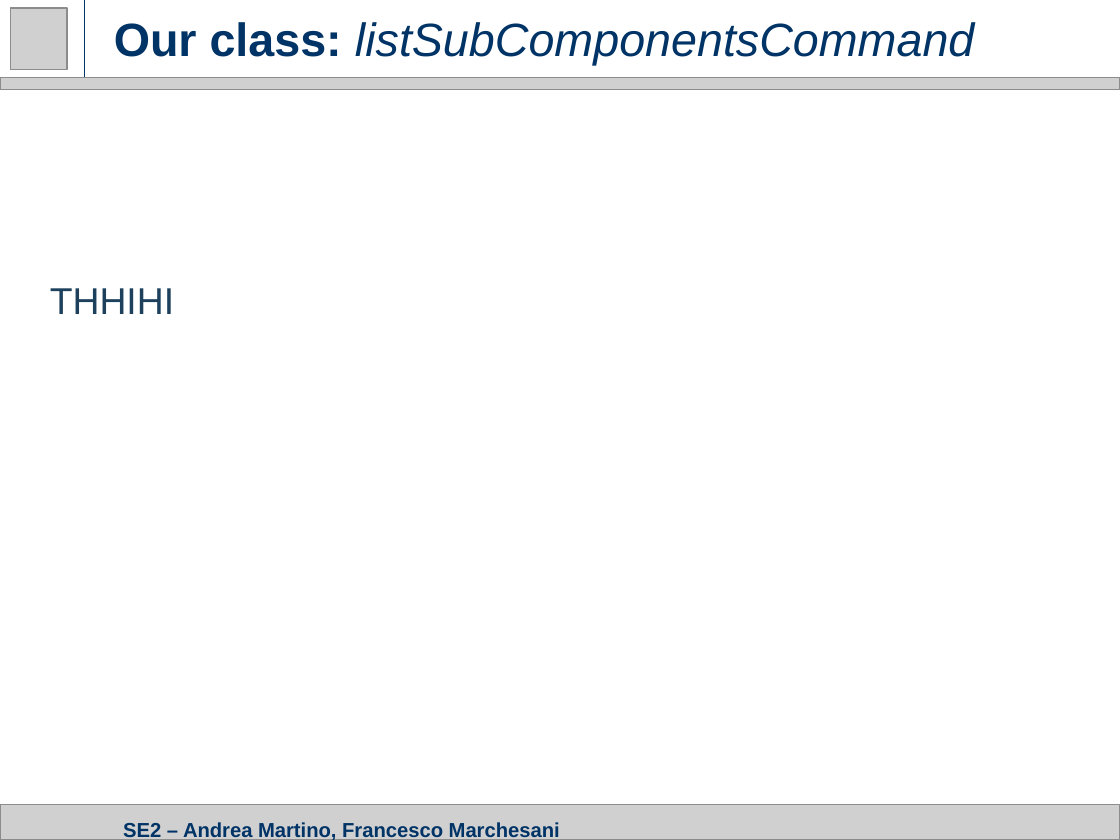
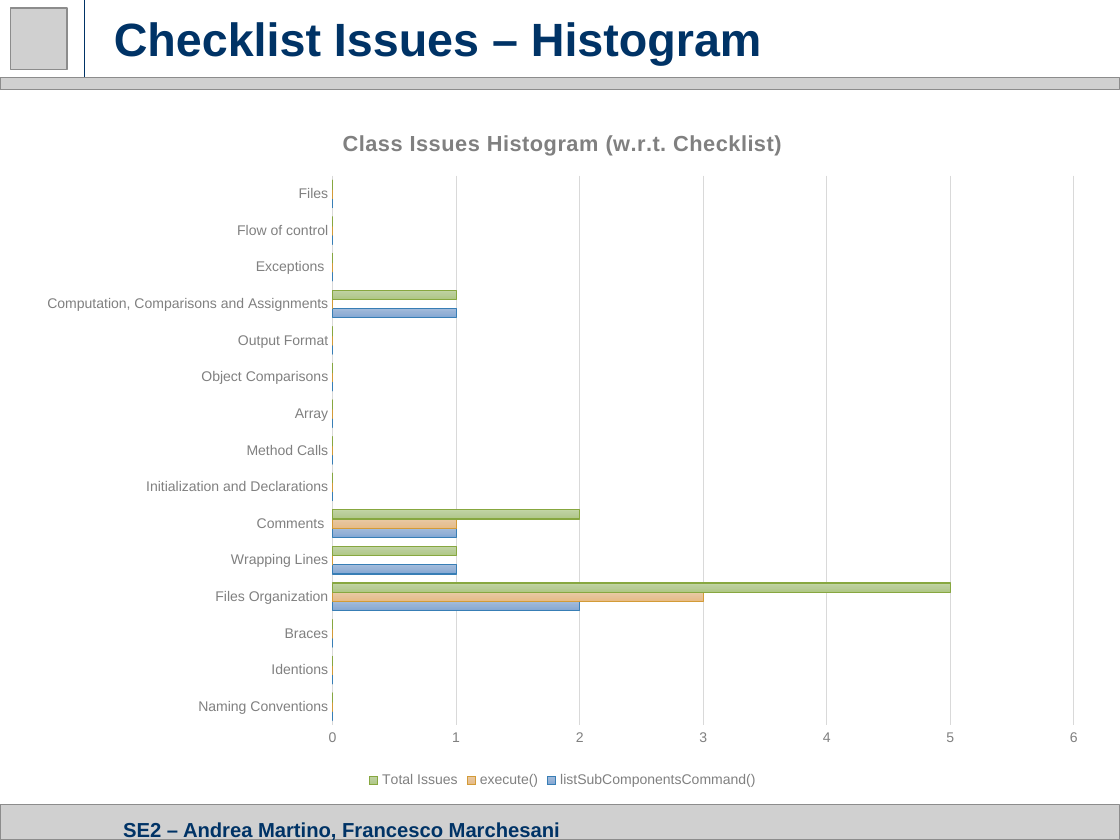
Before and after one commit to amandreamartino/se2-amfm, a slide deck: slide 7 of Presentations/3. CID Presentation.pptx. Drawn at 1120x840 pixels with LibreOffice and Linux fonts; fonts in the diff are those of the drawing; grey boxes stand for pictures. Boxes give left, top, right and bottom in pixels: in the first picture for what was removed or moved away, otherwise in the second. Text is boxed around its words. In the diff, an @@ line names an element or a change of style, - is before the commit and + after.

```diff
--- a/Presentations/3. CID Presentation.pptx
+++ b/Presentations/3. CID Presentation.pptx
@@ title at <box>114,22,762,65</box>: text changed; bold on; italic off @@
-Our class: listSubComponentsCommand
+Checklist Issues – Histogram
@@ bar chart added at <box>26,106,1099,793</box> @@
+title "Class Issues Histogram (w.r.t. Checklist) "
+categories: Naming Conventions, Identions, Braces, Files Organization, Wrapping Lines, Comments , Initialization and Declarations, Method Calls, Array, Object Comparisons, Output Format, Computation, Comparisons and Assignments, Exceptions , Flow of control, Files
+listSubComponentsCommand(): 0, 0, 0, 2, 1, 1, 0, 0, 0, 0, 0, 1, 0, 0, 0
+execute(): 0, 0, 0, 3, 0, 1, 0, 0, 0, 0, 0, 0, 0, 0, 0
+Total Issues: 0, 0, 0, 5, 1, 2, 0, 0, 0, 0, 0, 1, 0, 0, 0
@@ text removed at <box>50,288,174,314</box> @@
-THHIHI
```
Also in this commit, not shown: 1 other slide changed, 2 other files.
